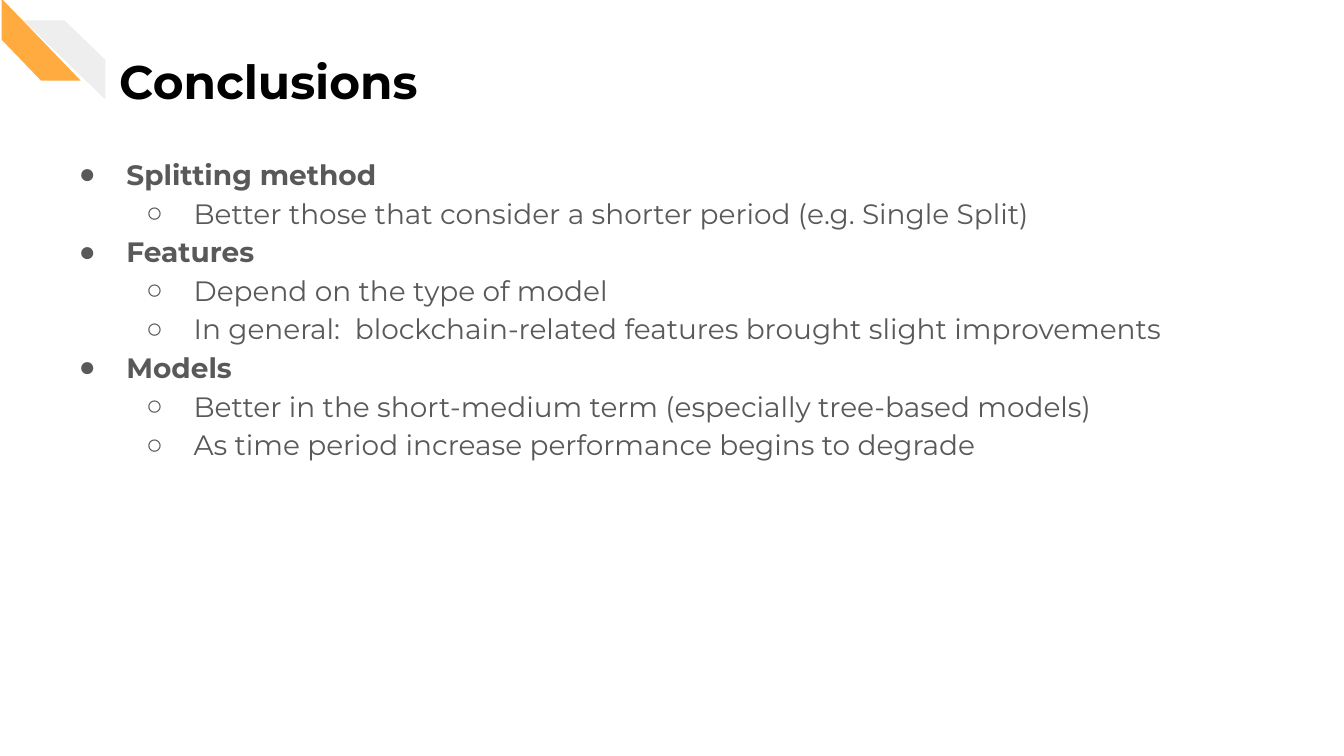
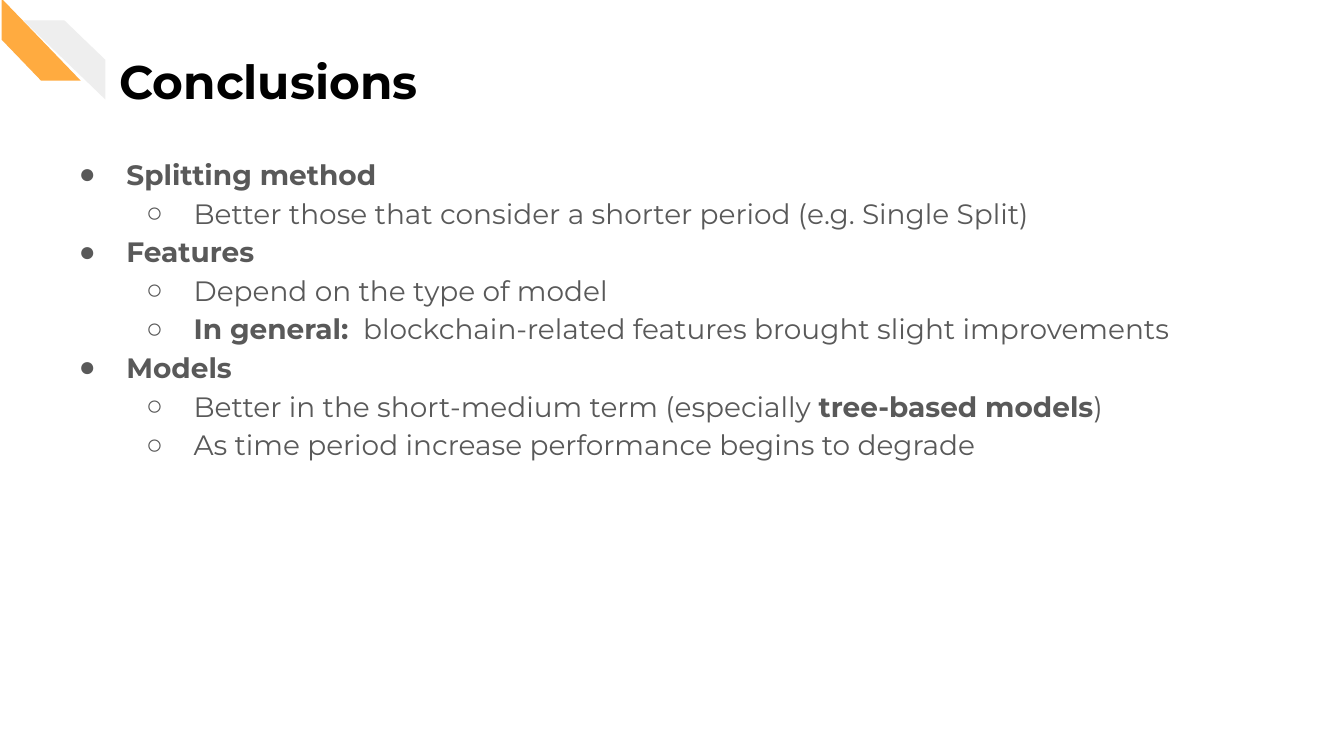
Before and after one commit to CorsiDanilo/bitcoin-price-prediction-with-pyspark, a slide deck: slide 38 of presentation/presentation.pptx. Drawn at 1344x756 pixels with LibreOffice and Linux fonts; fonts in the diff are those of the drawing. Boxes give left, top, right and bottom in pixels: in the first picture for what was removed or moved away, otherwise in the second. Text is boxed around its words. In the diff, an @@ line names an element or a change of style, - is before the commit and + after.

```diff
--- a/presentation/presentation.pptx
+++ b/presentation/presentation.pptx
@@ text at [194,318,1169,423]: bold on in "In general:", "tree-based models)" @@
```
Also in this commit, not shown: 8 other slides changed.
